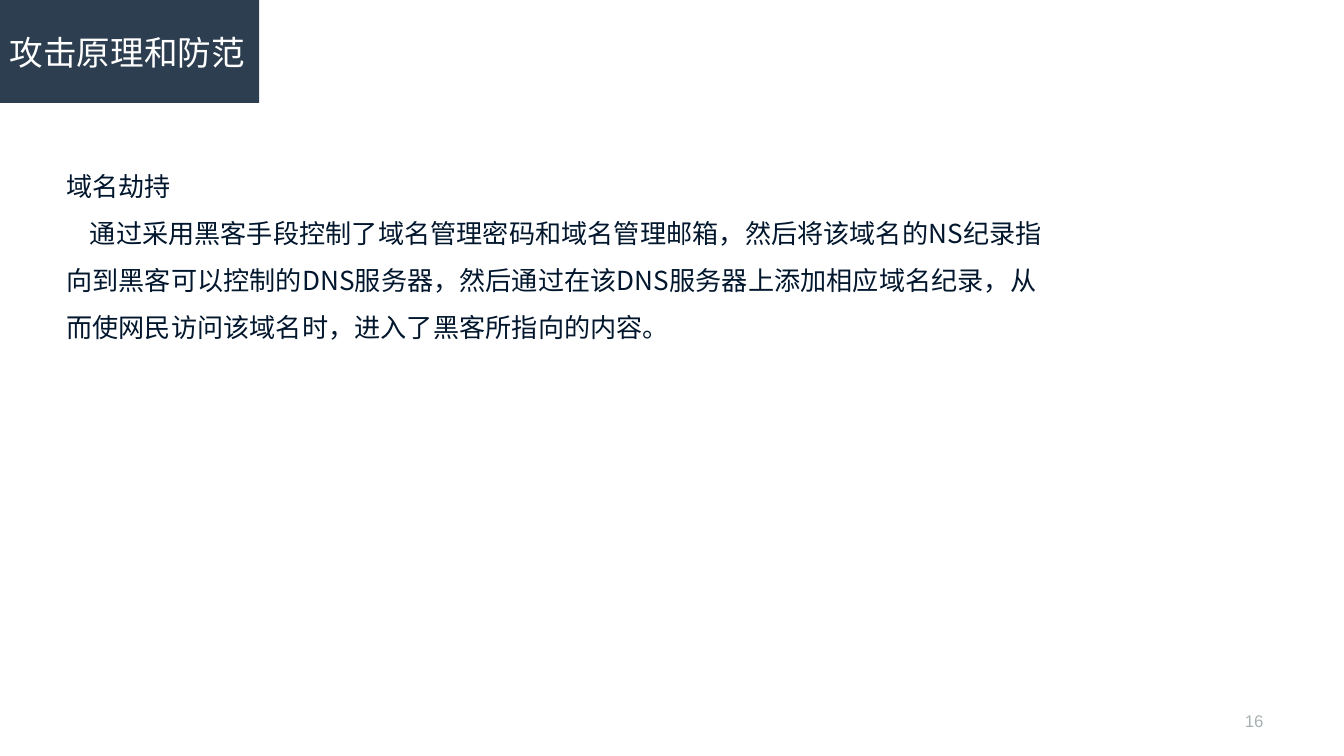
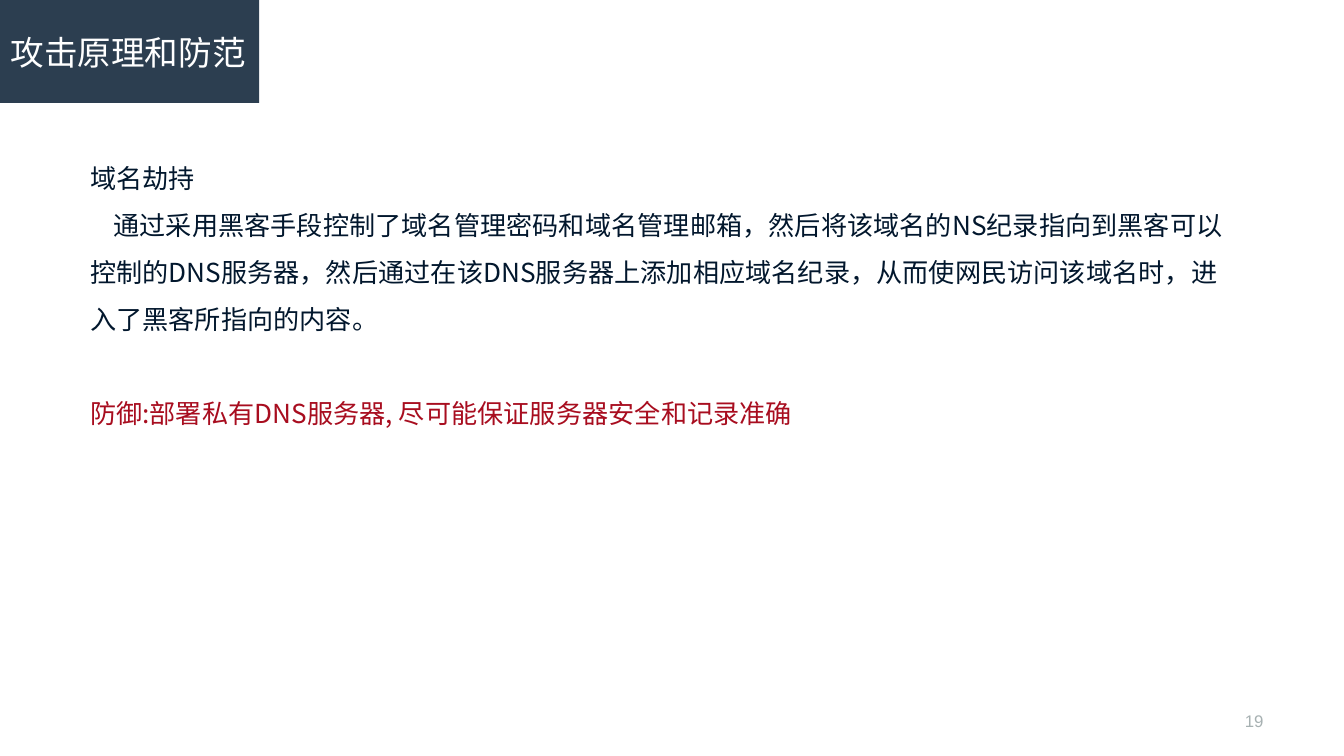
Before and after one commit to R-Lin/Simple_scripts, a slide deck: slide 19 of dns.ppt (slide 16 before the commit). Drawn at 1344x756 pixels with LibreOffice and Linux fonts; fonts in the diff are those of the drawing. Boxes give left, top, right and bottom in pixels: in the first picture for what was removed or moved away, otherwise in the second. Text is boxed around its words. In the diff, an @@ line names an element or a change of style, - is before the commit and + after.

```diff
--- a/dns.ppt
+++ b/dns.ppt
@@ text "域名劫持": place and size @@
-text "域名劫持" at [66, 174, 1042, 340]
+text "域名劫持" at [90, 166, 1222, 428]
@@ text at [90, 401, 792, 428]: paragraph added @@
+防御:部署私有DNS服务器, 尽可能保证服务器安全和记录准确
@@ page number at [1245, 715, 1264, 727]: text changed @@
-16
+19
```
Also in this commit, not shown: 9 other slides changed, 11 slides added, 5 slides removed.
